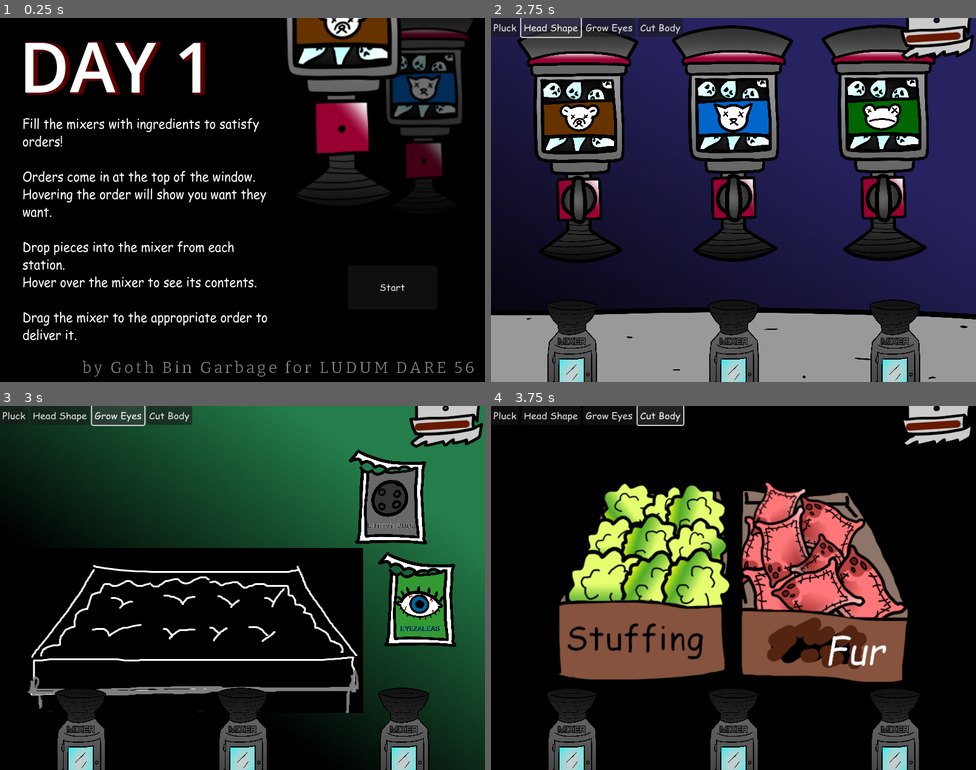
Above: before the commit, frames 1-4 (two rows, left to right).
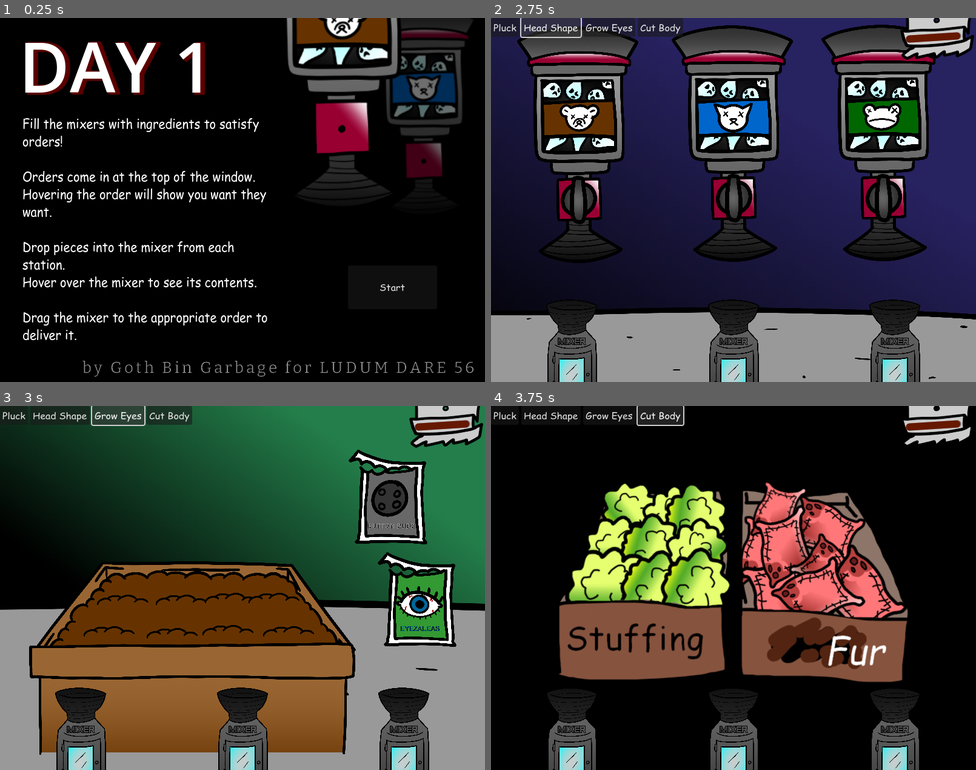
Above: after the commit, the same moments.

Repository: Goth-Bin-Garbage/build_a_dready_bear.swf
Game: Godot game, scene res://main.tscn
Same seed, same stepped clock (60 frames per second), same inputs: the game is played once before the commit and once after it.
Inputs:
- Up to frame 1 (0.25 s): no input
- Up to frame 2 (2.75 s): click "Start" at 0.5 s; click "Pluck" at 1.25 s; click "Head Shape" at 2 s
- Up to frame 3 (3 s): click "Grow Eyes" at 2.75 s
- Up to frame 4 (3.75 s): click "Cut Body" at 3.5 s

Frames 1-2 are identical in both runs. In frame 3, 43% of the frame differs, in the area x 0-100%, y 39-100%; in frame 4, nothing differs.

Commit message:
visual updates

Diff:
--- a/stations/EyeStation.tscn
+++ b/stations/EyeStation.tscn
@@ -1,9 +1,13 @@
-[gd_scene load_steps=7 format=3 uid="uid://j6lysevhmgpd"]
+[gd_scene load_steps=11 format=3 uid="uid://j6lysevhmgpd"]
 
+[ext_resource type="Texture2D" uid="uid://cqjox7e1o3hqt" path="res://sprites/desk.png" id="1_h7ri4"]
 [ext_resource type="PackedScene" uid="uid://d44tf5ky4x23" path="res://music.tscn" id="1_u72si"]
 [ext_resource type="Texture2D" uid="uid://camy5w6j8pap8" path="res://sprites/spr_grow_eyes_placeholder.png" id="2_1llut"]
-[ext_resource type="PackedScene" path="res://stations/station_elements/EyePlantPlot.tscn" id="3_f720y"]
+[ext_resource type="PackedScene" uid="uid://ce7ibreq8f4fh" path="res://stations/station_elements/EyePlantPlot.tscn" id="3_f720y"]
 [ext_resource type="PackedScene" uid="uid://cubmx3r8jvxsr" path="res://stations/station_elements/EyeSeedPacket.tscn" id="4_1yx2c"]
+[ext_resource type="Texture2D" uid="uid://cofihw3o886cm" path="res://sprites/pot2.png" id="4_7hf2q"]
+[ext_resource type="Texture2D" uid="uid://ch0gkdsp2ekp1" path="res://sprites/dirt.png" id="5_67dp1"]
+[ext_resource type="Texture2D" uid="uid://b5k3c2axb4bp4" path="res://sprites/pot1.png" id="7_nid7h"]
 
 [sub_resource type="Gradient" id="Gradient_tfn0n"]
 offsets = PackedFloat32Array(0.409091, 1)
@@ -24,8 +28,63 @@
 [node name="Music" parent="." instance=ExtResource("1_u72si")]
 
 [node name="PlaceholderSprite" type="Sprite2D" parent="."]
+visible = false
 position = Vector2(319, 370)
 texture = ExtResource("2_1llut")
+
+[node name="Sprite2D" type="Sprite2D" parent="."]
+position = Vector2(413, 471)
+scale = Vector2(0.299999, 0.299999)
+texture = ExtResource("1_h7ri4")
+
+[node name="BackPot" type="Sprite2D" parent="."]
+position = Vector2(322, 419)
+scale = Vector2(0.15, 0.15)
+texture = ExtResource("4_7hf2q")
+
+[node name="Plants" type="Node2D" parent="."]
+
+[node name="Dirts" type="Node2D" parent="."]
+
+[node name="Dirt" type="Sprite2D" parent="Dirts"]
+position = Vector2(202.35, 373.05)
+scale = Vector2(0.1, 0.1)
+texture = ExtResource("5_67dp1")
+
+[node name="Dirt2" type="Sprite2D" parent="Dirts"]
+position = Vector2(299, 373)
+scale = Vector2(0.1, 0.1)
+texture = ExtResource("5_67dp1")
+
+[node name="Dirt3" type="Sprite2D" parent="Dirts"]
+position = Vector2(380, 370)
+scale = Vector2(0.1, 0.1)
+texture = ExtResource("5_67dp1")
+
+[node name="Dirt4" type="Sprite2D" parent="Dirts"]
+position = Vector2(452, 370)
+scale = Vector2(0.1, 0.1)
+texture = ExtResource("5_67dp1")
+
+[node name="Dirt5" type="Sprite2D" parent="Dirts"]
+position = Vector2(180, 425)
+scale = Vector2(0.1, 0.1)
+texture = ExtResource("5_67dp1")
+
+[node name="Dirt6" type="Sprite2D" parent="Dirts"]
+position = Vector2(284, 428)
+scale = Vector2(0.1, 0.1)
+texture = ExtResource("5_67dp1")
+
+[node name="Dirt7" type="Sprite2D" parent="Dirts"]
+position = Vector2(376, 423)
+scale = Vector2(0.1, 0.1)
+texture = ExtResource("5_67dp1")
+
+[node name="Dirt8" type="Sprite2D" parent="Dirts"]
+position = Vector2(476, 425)
+scale = Vector2(0.1, 0.1)
+texture = ExtResource("5_67dp1")
 
 [node name="SeedSpots" type="Node2D" parent="."]
 
@@ -48,12 +107,15 @@
 position = Vector2(284, 378)
 
 [node name="B3" parent="SeedSpots" instance=ExtResource("3_f720y")]
-position = Vector2(361, 375)
+position = Vector2(376, 372)
 
 [node name="B4" parent="SeedSpots" instance=ExtResource("3_f720y")]
-position = Vector2(438, 375)
+position = Vector2(475, 370)
 
-[node name="Plants" type="Node2D" parent="."]
+[node name="FrontPot" type="Sprite2D" parent="."]
+position = Vector2(317, 412)
+scale = Vector2(0.15, 0.15)
+texture = ExtResource("7_nid7h")
 
 [node name="EyeSeedPacket" parent="." instance=ExtResource("4_1yx2c")]
 position = Vector2(640, 150)
Binary file added: sprites/pot1.png
Not shown, added: sprites/pot1.png.import
Binary file added: sprites/pot2.png
Not shown, added: sprites/pot2.png.import
